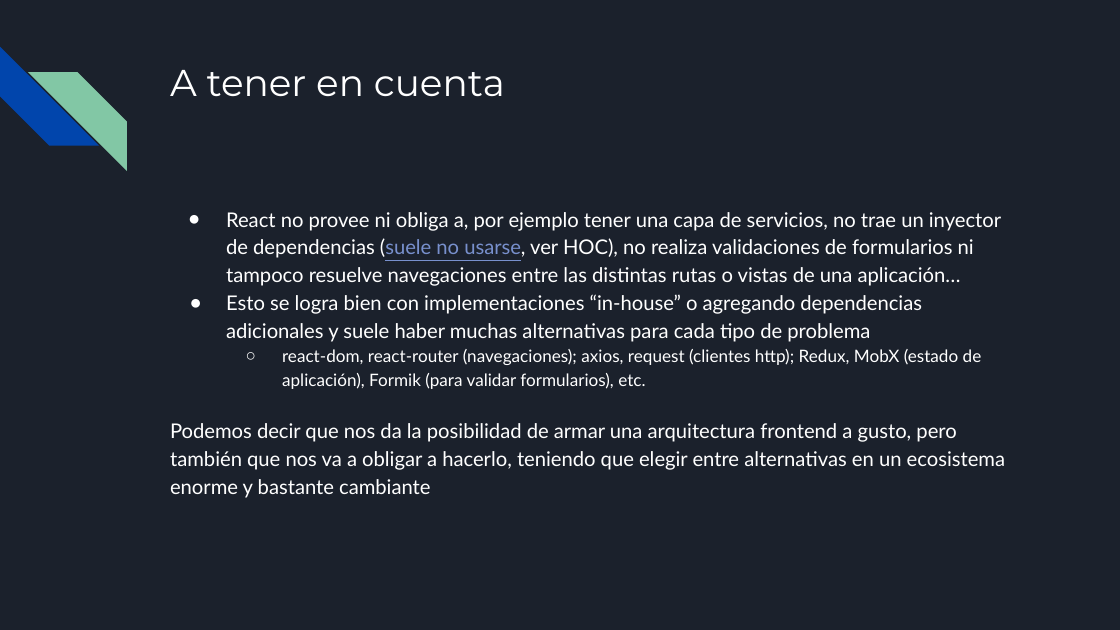
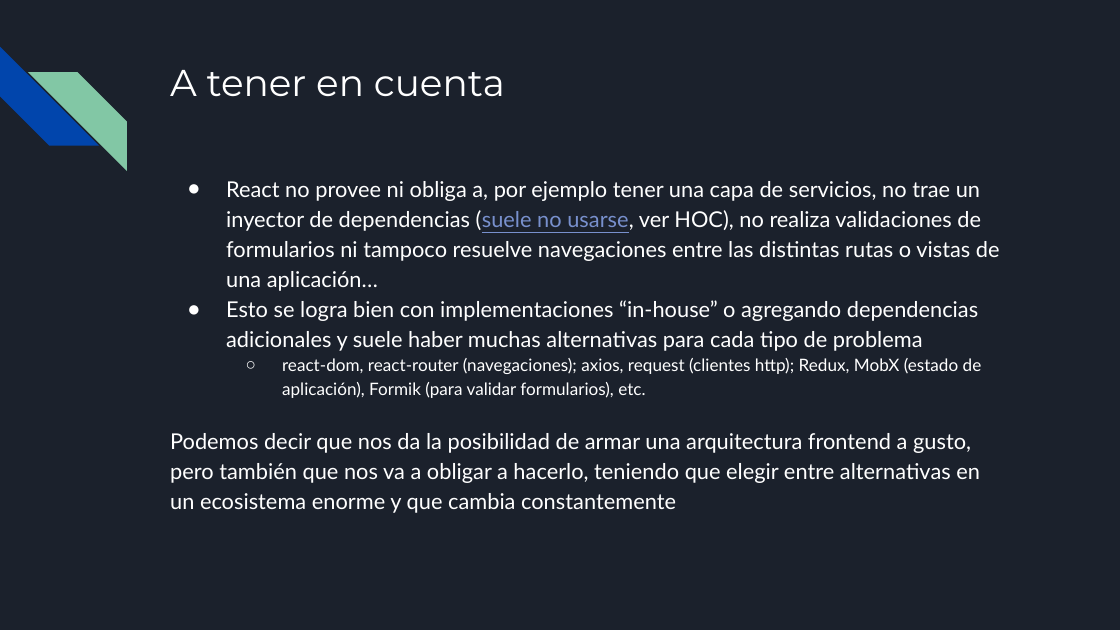
Before and after one commit to francisco-pinchentti/react-basics, a slide deck: slide 6 of docs/React.odp. Drawn at 1120x630 pixels with LibreOffice and Linux fonts; fonts in the diff are those of the drawing. Boxes give left, top, right and bottom in pixels: in the first picture for what was removed or moved away, otherwise in the second. Text is boxed around its words. In the diff, an @@ line names an element or a change of style, - is before the commit and + after.

```diff
--- a/docs/React.odp
+++ b/docs/React.odp
@@ text "React no provee ni obliga ...": place and size @@
-text "React no provee ni obliga ..." at box(170, 212, 1005, 498)
+text "React no provee ni obliga ..." at box(170, 181, 1000, 513)
@@ text at box(226, 181, 1000, 351): size 13 to 14 pt in "React no provee ni obliga a, por ...", "Esto se logra bien con implementaciones “in-house” ..."; indent changed @@
@@ text at box(170, 433, 980, 513): text changed; size 13 to 14 pt @@
-Podemos decir que nos da la posibilidad de armar una arquitectura frontend a gusto, pero también que nos va a obligar a hacerlo, teniendo que elegir entre alternativas en un ecosistema enorme y bastante cambiante
+Podemos decir que nos da la posibilidad de armar una arquitectura frontend a gusto, pero también que nos va a obligar a hacerlo, teniendo que elegir entre alternativas en un ecosistema enorme y que cambia constantemente
```
Also in this commit, not shown: 15 other slides changed, 7 slides added, 3 slides removed, 1 other file.
